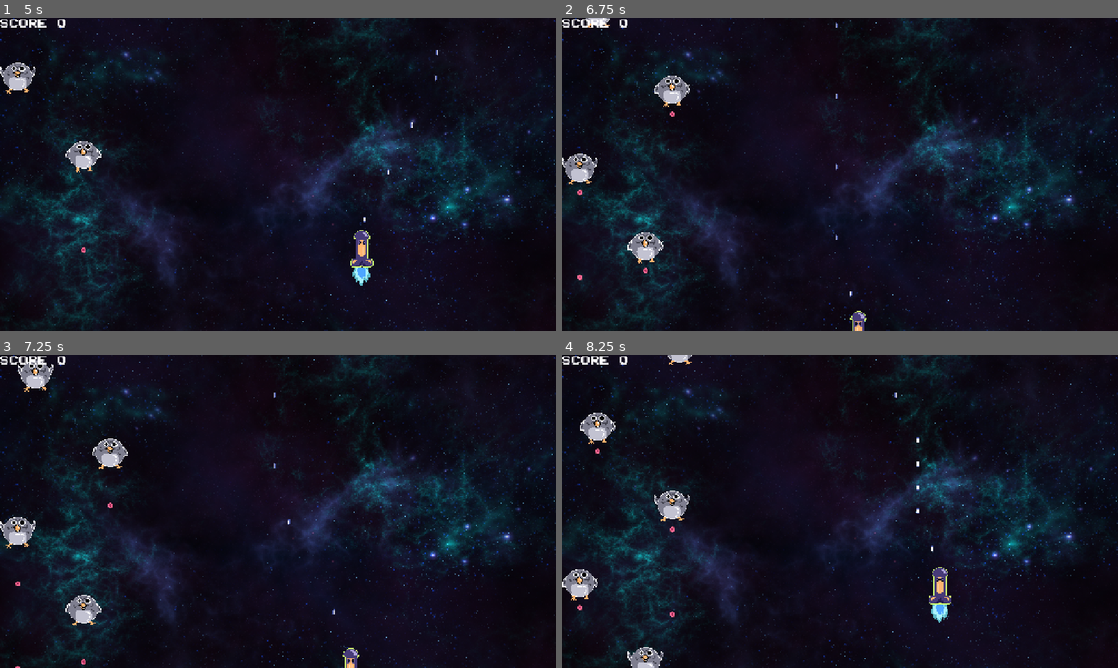
Above: before the commit, frames 1-4 (two rows, left to right).
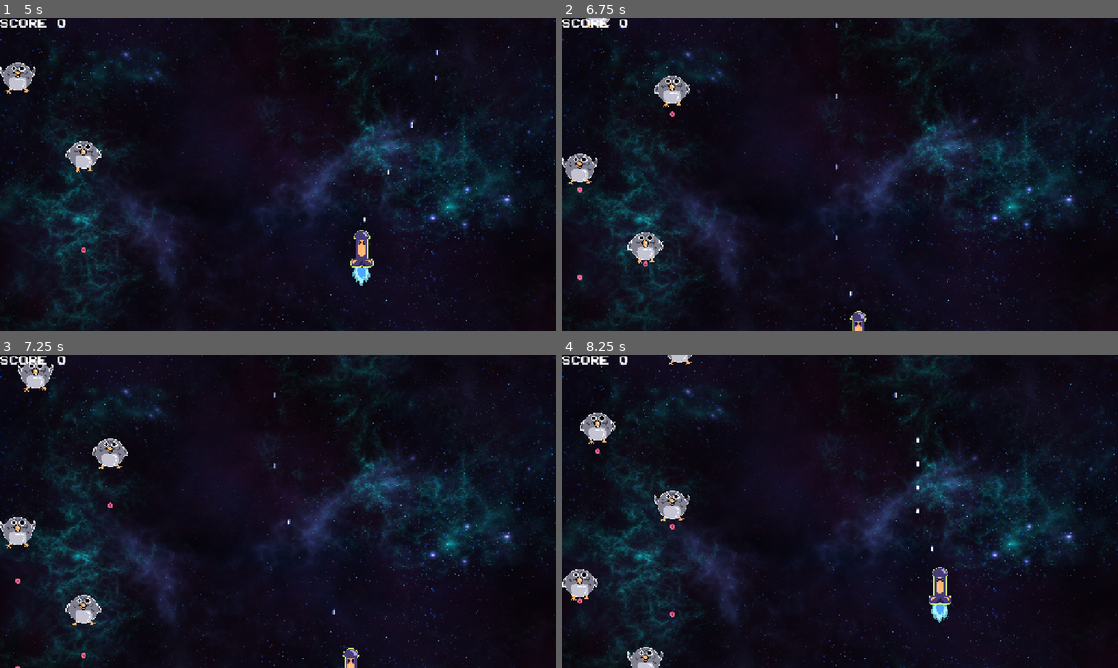
Above: after the commit, the same moments.

Repository: fabiolrodriguez/k-raio
Game: Godot game, scene res://scenes/main_menu/main_menu.tscn
The game is run twice, just before and just after one commit, with the same random seed, the same clock (stepped at 60 frames per second) and the same inputs.
Inputs (mouse positions are in pixels of both pictures, inside the frame that each line leads up to):
- Up to frame 1 (5 s): click "START" at 0.5 s; tap Enter (ui_accept) at 1.25, 2.1, 2.27, 2.57, 3.6, 3.77, 4.07 s; move the mouse to (400, 158) at 1.27 s; hold Right (ui_right) 1.28-2.03 s; hold Enter (ui_accept) 1.28-2.03 s; move the mouse to (166, 190) at 2.02 s; hold Down (ui_down) 2.03-2.78 s; move the mouse to (333, 105) at 2.77 s; hold Right (ui_right) 2.78-3.53 s; hold Enter (ui_accept) 2.78-3.53 s; move the mouse to (250, 237) at 3.52 s; hold Up (ui_up) 3.53-4.28 s; move the mouse to (444, 221) at 4.27 s; hold Left (ui_left) from 4.28 s (still down); hold Enter (ui_accept) from 4.28 s (still down)
- Up to frame 2 (6.75 s): move the mouse to (673, 127) at 5.02 s; release Enter (ui_accept) at 5.03 s; tap Enter (ui_accept) at 5.1, 5.27, 5.57, 6.6 s; move the mouse to (867, 174) at 5.77 s; release Left (ui_left) at 5.78 s; hold Down (ui_down) 5.78-6.53 s; hold Enter (ui_accept) 5.78-6.53 s; move the mouse to (756, 96) at 6.52 s; hold Right (ui_right) from 6.53 s (still down)
- Up to frame 3 (7.25 s): keep holding Right (ui_right); tap Enter (ui_accept) at 6.77, 7.07 s
- Up to frame 4 (8.25 s): move the mouse to (962, 495) at 7.27 s; release Right (ui_right) at 7.28 s; hold Up (ui_up) 7.28-8.03 s; hold Enter (ui_accept) 7.28-8.03 s; move the mouse to (728, 527) at 8.02 s; hold Right (ui_right) from 8.03 s (still down); tap Enter (ui_accept) at 8.1 s

Frame 1 is identical in both runs. In frame 2, less than 0.1% of the frame differs, in the area x 2-16%, y 54-82%; in frame 3, less than 0.1%; in frame 4, less than 0.1%, in the area x 2-21%, y 54-82%.

Commit message:
improved difficulty scaling

Diff:
--- a/scenes/level/level.gd
+++ b/scenes/level/level.gd
@@ -39,6 +39,24 @@
 var hp_multiplier := 1.0
 var speed_multiplier := 1.0
 var boss_spawn_in_progress := false
+var boss_base_horizontal_speed := 80.0
+var boss_speed_per_round := 10.0
+
+var boss_base_stop_y := 100.0
+var boss_stop_y_per_round := 20.0
+var boss_max_stop_y_ratio := 0.5
+
+var enemy_bullet_base_speed := 250.0
+var enemy_bullet_speed_per_round := 12.0
+
+var enemy_fire_interval_base := 1.5
+var enemy_fire_interval_reduction_per_round := 0.06
+var enemy_fire_interval_min := 0.45
+
+var boss_fire_interval_base := 0.8
+var boss_fire_interval_reduction_per_round := 0.03
+var boss_fire_interval_min := 0.25
+
 
 func update_texts():
 	restart_button.text = LocalizationManager.tr_key("menu_restart")
@@ -135,6 +153,9 @@
 	boss.hp *= hp_multiplier
 	add_child(boss)
 	boss.global_position = Vector2(get_viewport_rect().size.x / 2, -120)
+
+	boss.horizontal_speed = get_boss_horizontal_speed_for_round()
+	boss.stop_y = get_boss_stop_y_for_round()
 
 	if boss.has_method("set_movement_origin"):
 		boss.set_movement_origin()
@@ -230,3 +251,27 @@
 		spawn_boss()
 
 	boss_spawn_in_progress = false
+
+func get_boss_horizontal_speed_for_round() -> float:
+	return boss_base_horizontal_speed + ((round - 1) * boss_speed_per_round)
+
+func get_boss_stop_y_for_round() -> float:
+	var max_stop_y = get_viewport_rect().size.y * boss_max_stop_y_ratio
+	var desired_stop_y = boss_base_stop_y + ((round - 1) * boss_stop_y_per_round)
+
+	return min(desired_stop_y, max_stop_y)
+
+func get_enemy_bullet_speed_for_round() -> float:
+	return enemy_bullet_base_speed + ((round) * enemy_bullet_speed_per_round)
+
+func get_enemy_fire_interval_for_round() -> float:
+	return max(
+		enemy_fire_interval_min,
+		enemy_fire_interval_base - ((round - 1) * enemy_fire_interval_reduction_per_round)
+	)
+
+func get_boss_fire_interval_for_round() -> float:
+	return max(
+		boss_fire_interval_min,
+		boss_fire_interval_base - ((round - 1) * boss_fire_interval_reduction_per_round)
+	)
--- a/scripts/boss.gd
+++ b/scripts/boss.gd
@@ -24,8 +24,13 @@
 
 func _ready():
 	#start_x = global_position.x
+	#shoot_timer.timeout.connect(_on_shoot_timer_timeout)
+	max_hp = hp
+	var game = get_tree().current_scene
+	if game != null and game.has_method("get_boss_fire_interval_for_round"):
+		shoot_timer.wait_time = game.get_boss_fire_interval_for_round()
+
 	shoot_timer.timeout.connect(_on_shoot_timer_timeout)
-	max_hp = hp
 
 func _process(delta):
 	if not entered_position:
@@ -78,6 +83,9 @@
 	bullet.global_position = chosen_point.global_position
 	bullet.direction = Vector2.DOWN
 
+	var game = get_tree().current_scene
+	if game != null and game.has_method("get_enemy_bullet_speed_for_round"):
+		bullet.speed = game.get_enemy_bullet_speed_for_round()
 
 func _on_body_entered(body: Node2D) -> void:
 	if body.has_method("die"):
--- a/scripts/enemy.gd
+++ b/scripts/enemy.gd
@@ -45,7 +45,16 @@
 
 func _ready():
 	add_to_group("enemies")
+	#if can_shoot:
+		#shoot_timer.timeout.connect(_on_shoot_timer_timeout)
+	#else:
+		#shoot_timer.stop()
+
 	if can_shoot:
+		var game = get_tree().current_scene
+		if game != null and game.has_method("get_enemy_fire_interval_for_round"):
+			shoot_timer.wait_time = game.get_enemy_fire_interval_for_round()
+
 		shoot_timer.timeout.connect(_on_shoot_timer_timeout)
 	else:
 		shoot_timer.stop()
@@ -56,9 +65,11 @@
 
 	var bullet = enemy_bullet_scene.instantiate()
 	get_tree().current_scene.add_child(bullet)
+	bullet.global_position = shoot_point.global_position
 
-	bullet.global_position = shoot_point.global_position
-	bullet.direction = Vector2.DOWN
+	var game = get_tree().current_scene
+	if game != null and game.has_method("get_enemy_bullet_speed_for_round"):
+		bullet.speed = game.get_enemy_bullet_speed_for_round()
 
 func _on_shoot_timer_timeout():
 	shoot()
--- a/scripts/enemy_bullet.gd
+++ b/scripts/enemy_bullet.gd
@@ -7,7 +7,10 @@
 	#global_position.y += speed * delta
 	global_position += direction * speed * delta
 
-	if global_position.y > get_viewport_rect().size.y + 32:
+	#if global_position.y > get_viewport_rect().size.y + 32:
+		#queue_free()
+	var screen_size = get_viewport_rect().size
+	if global_position.y > screen_size.y + 32 or global_position.x < -32 or global_position.x > screen_size.x + 32:
 		queue_free()
 
 func _on_body_entered(body: Node2D) -> void:
--- a/scripts/enemydiag.gd
+++ b/scripts/enemydiag.gd
@@ -16,6 +16,11 @@
 
 func _ready():
 	add_to_group("enemies")
+	#shoot_timer.timeout.connect(_on_shoot_timer_timeout)
+	var game = get_tree().current_scene
+	if game != null and game.has_method("get_enemy_fire_interval_for_round"):
+		shoot_timer.wait_time = game.get_enemy_fire_interval_for_round()
+
 	shoot_timer.timeout.connect(_on_shoot_timer_timeout)
 
 func _process(delta):
@@ -45,17 +50,23 @@
 	if enemy_bullet_scene == null:
 		return
 
-	# tiro esquerda
+	var game = get_tree().current_scene
+	var bullet_speed = 250.0
+
+	if game != null and game.has_method("get_enemy_bullet_speed_for_round"):
+		bullet_speed = game.get_enemy_bullet_speed_for_round()
+
 	var bullet_left = enemy_bullet_scene.instantiate()
 	get_tree().current_scene.add_child(bullet_left)
 	bullet_left.global_position = shoot_point.global_position
 	bullet_left.direction = Vector2(-0.5, 1).normalized()
+	bullet_left.speed = bullet_speed
 
-	# tiro direita
 	var bullet_right = enemy_bullet_scene.instantiate()
 	get_tree().current_scene.add_child(bullet_right)
 	bullet_right.global_position = shoot_point.global_position
 	bullet_right.direction = Vector2(0.5, 1).normalized()
+	bullet_right.speed = bullet_speed
 
 func _on_shoot_timer_timeout():
 	shoot()
--- a/scripts/enemysuicide.gd
+++ b/scripts/enemysuicide.gd
@@ -13,16 +13,6 @@
 
 func set_direction(direction: Vector2):
 	move_direction = direction.normalized()
-
-#func _process(delta):
-	#global_position += move_direction * speed * delta
-#
-	#var screen_size = get_viewport_rect().size
-	#if global_position.y > screen_size.y + 64 or global_position.x < -64 or global_position.x > screen_size.x + 64:
-		#queue_free()
-#
-#func set_direction(direction: Vector2):
-	#move_direction = direction.normalized()
 
 func _process(delta):
 	if move_direction == Vector2.ZERO:
